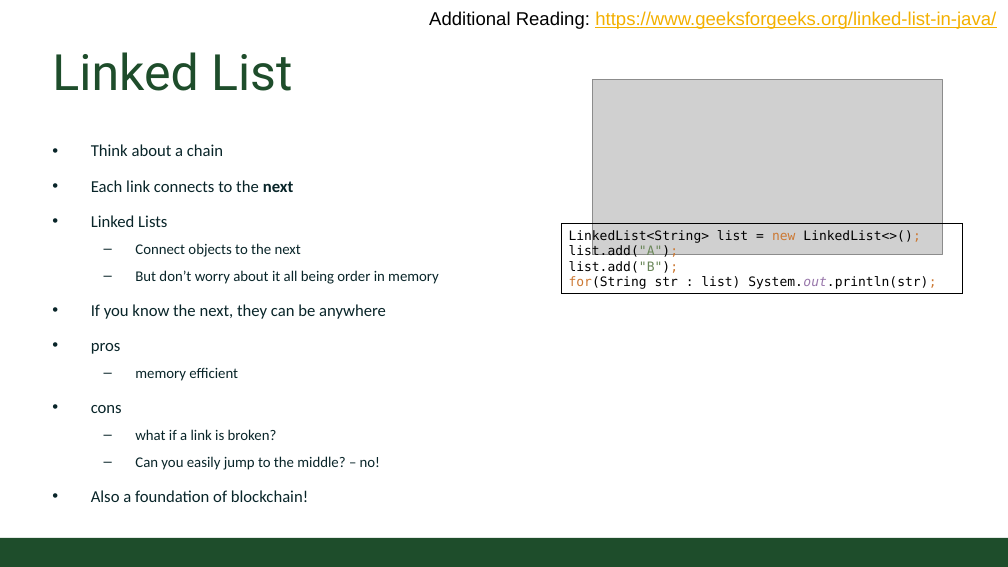
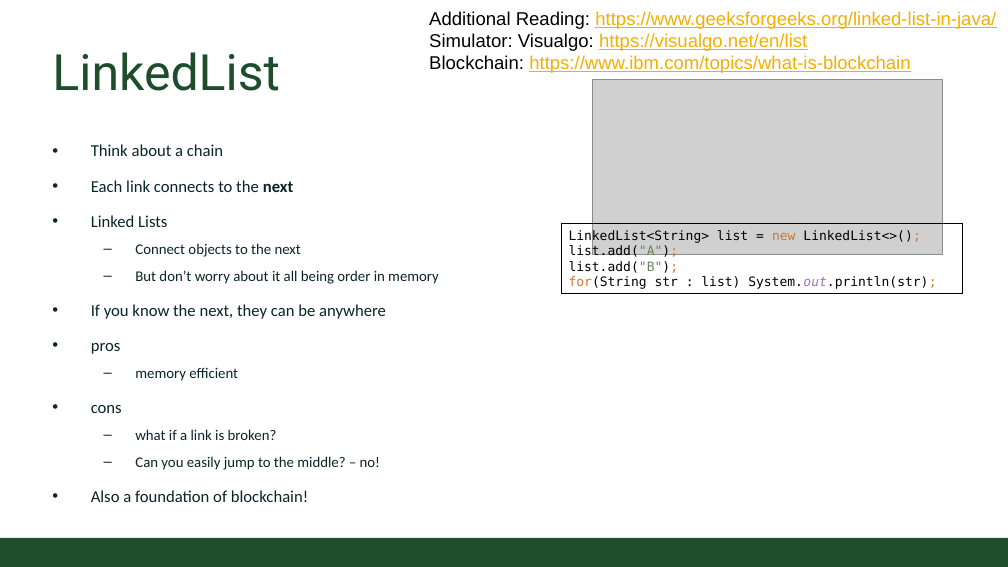
Before and after one commit to CSU-CompSci-CS163-4/Handouts, a slide deck: slide 4 of slides/On-Campus/14_03_Collections.pptx (slide 3 before the commit). Drawn at 1008x567 pixels with LibreOffice and Linux fonts; fonts in the diff are those of the drawing; grey boxes stand for pictures; background and template pictures are left out. Boxes give left, top, right and bottom in pixels: in the first picture for what was removed or moved away, otherwise in the second. Text is boxed around its words. In the diff, an @@ line names an element or a change of style, - is before the commit and + after.

```diff
--- a/slides/On-Campus/14_03_Collections.pptx
+++ b/slides/On-Campus/14_03_Collections.pptx
@@ title at (x1=52, y1=52, x2=279, y2=91): spaces changed @@
-Linked List
+LinkedList
@@ text at (x1=429, y1=33, x2=910, y2=73): paragraphs added @@
+Simulator: Visualgo: https://visualgo.net/en/list
+Blockchain: https://www.ibm.com/topics/what-is-blockchain
```
Also in this commit, not shown: 1 other slide changed, 4 slides added.
